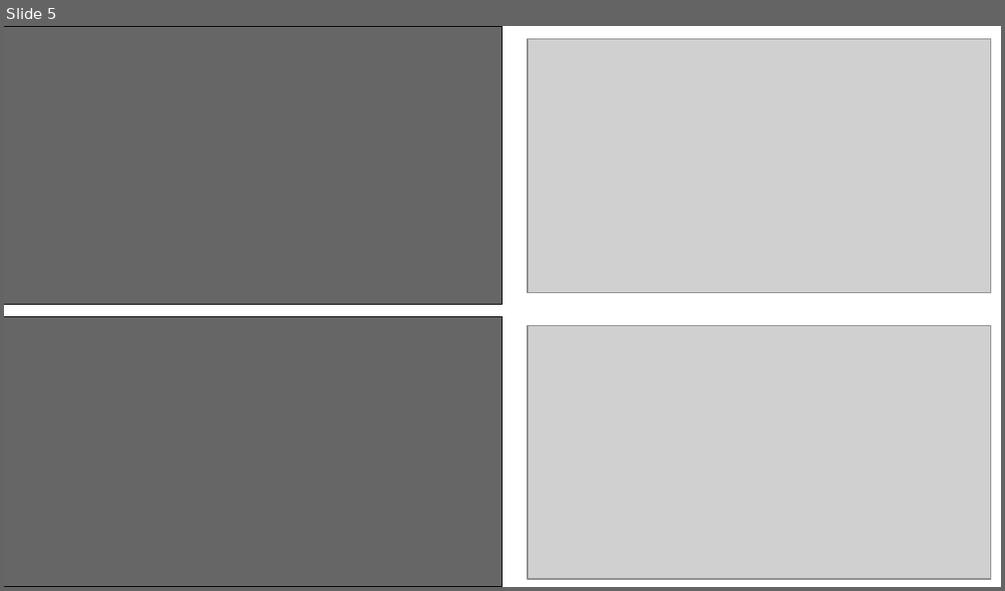
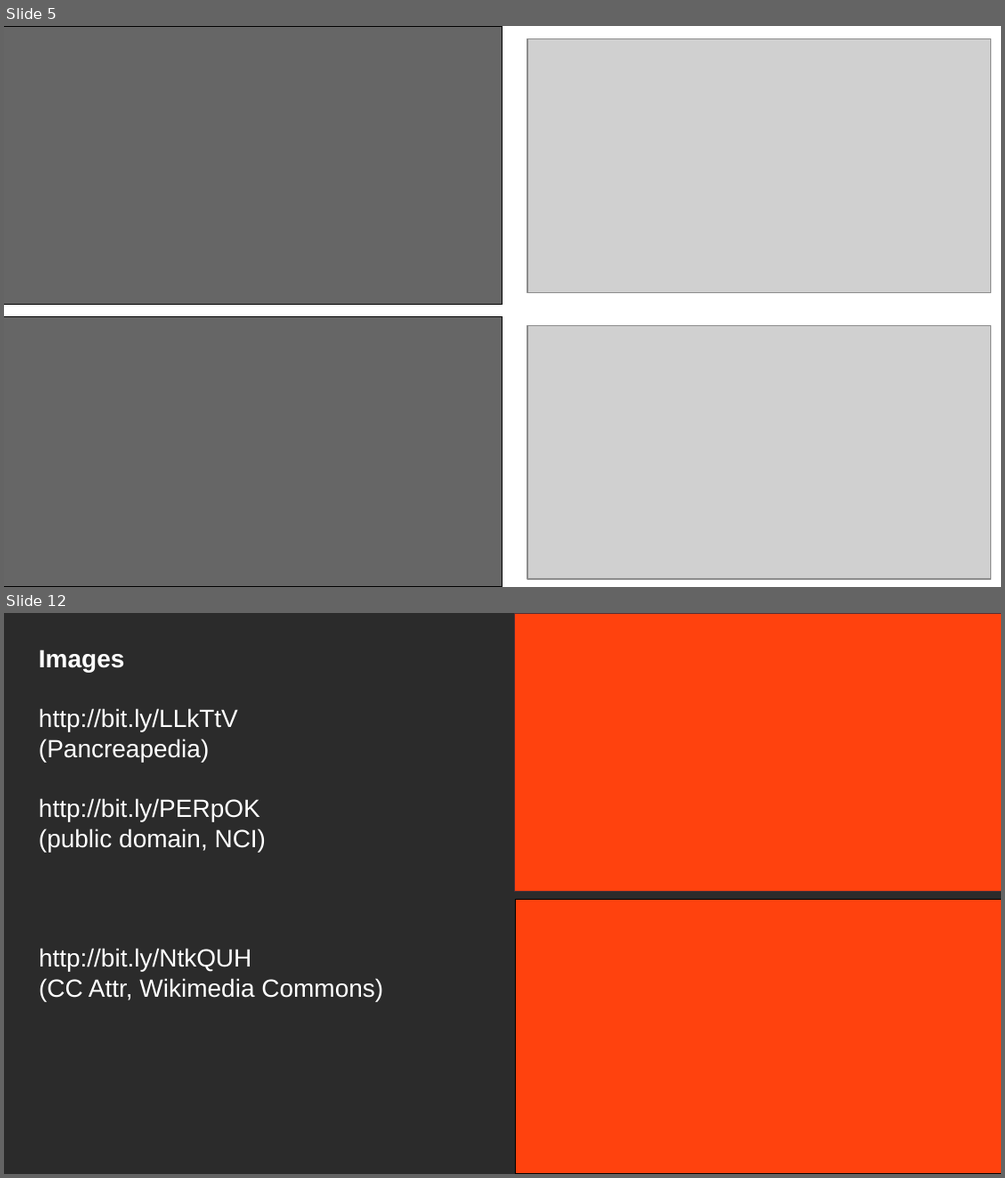
Before and after one commit to bryanesmith/panc-lightning-talk, a slide deck: pancreapedia-mlib-lightning.2012-07.odp. Shown one above the other, each under a label of ours: slide 5 before the commit, slides 5 and 12 after it; the slides between them are not shown. The pictures are 1005x591 and 1005x1178 pixels, drawn with LibreOffice and Linux fonts; fonts in the diff are those of the drawing; grey boxes stand for pictures; background and template pictures are left out; a plain dark background stands for a picture behind light text. Boxes give left, top, right and bottom in pixels: in the first picture for what was removed or moved away, otherwise in the second. Text is boxed around its words. In the diff, an @@ line names an element or a change of style, - is before the commit and + after.

```diff
--- a/pancreapedia-mlib-lightning.2012-07.odp
+++ b/pancreapedia-mlib-lightning.2012-07.odp
@@ slide 12 added at box(4, 613, 1001, 1174), background picture (left out) @@
@@ rectangle added at box(514, 613, 1001, 891), fill #FF420E, outline #512F37 0 pt @@
@@ text added at box(39, 649, 267, 852), 18 pt, text #FFFFFF @@
+Images
+http://bit.ly/LLkTtV
+(Pancreapedia)
+http://bit.ly/PERpOK
+(public domain, NCI)
@@ rectangle added at box(516, 899, 1001, 1174), fill #FF420E, outline #000000 0 pt @@
@@ text added at box(39, 948, 383, 1001), 18 pt, text #FFFFFF @@
+http://bit.ly/NtkQUH
+(CC Attr, Wikimedia Commons)
```
Also in this commit, not shown: 3 other slides added, 3 slides removed.
